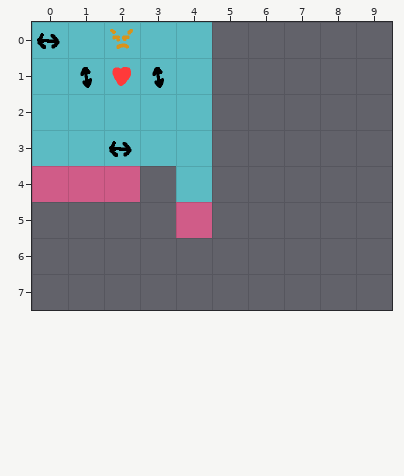
Two versions of a level (Tiled map, spaders/src/map/debug/debug.tmx). The picture above was drawn from the file before the commit.
Cells are 64x64 px. Shown: x 0..9, y 0..7.
After:
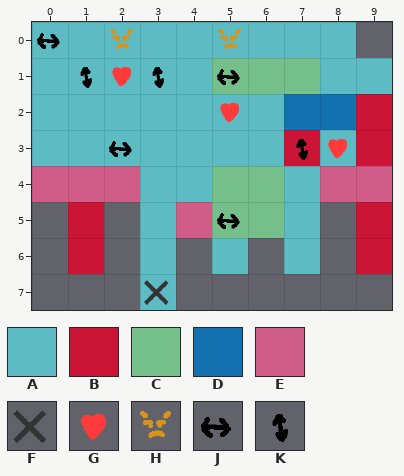
Key: from "spadersTileset": A 0, B 1, C 3, D 4, E 5, F 34, G 35, H 36, J 37, K 38.
_ is an empty cell, . an unchanged one.
Tiles of an added or newly shown layer are drawn over the layers below it.
The exact change:
--- layer "Countdown Pieces" (now shown)
@@ x 3..3 @@
-7 _
+7 A
--- layer "_ADDON" (now shown)
@@ x 3..3 @@
-7 _
+7 F
--- layer "Empty_Teste_NewMech" (now shown)
@@ x 1..9 @@
-0 ....____.
-1 ...._____
-2 ...._____
-3 ...._____
-4 .._._____
-5 _._.___._
-6 _._._._._
+0 ....AAAA.
+1 ....CCCAA
+2 ....AADDB
+3 ....AABAB
+4 ..A.CCAEE
+5 B.A.CCA.B
+6 B.A.A.A.B
--- layer "_ADDON_Teste_NewMech" (now shown)
@@ x 5..8 @@
-0 _...
-1 _...
-2 _...
-3 ..__
+0 H...
+1 J...
+2 G...
+3 ..KG
@@ x 5..5 @@
-5 _
+5 J
Pixel boxes of the changes (left, top, right, bottom) in both pictures:
added: (212, 22, 392, 274)
added: (140, 166, 176, 310)
added: (68, 202, 104, 274)
